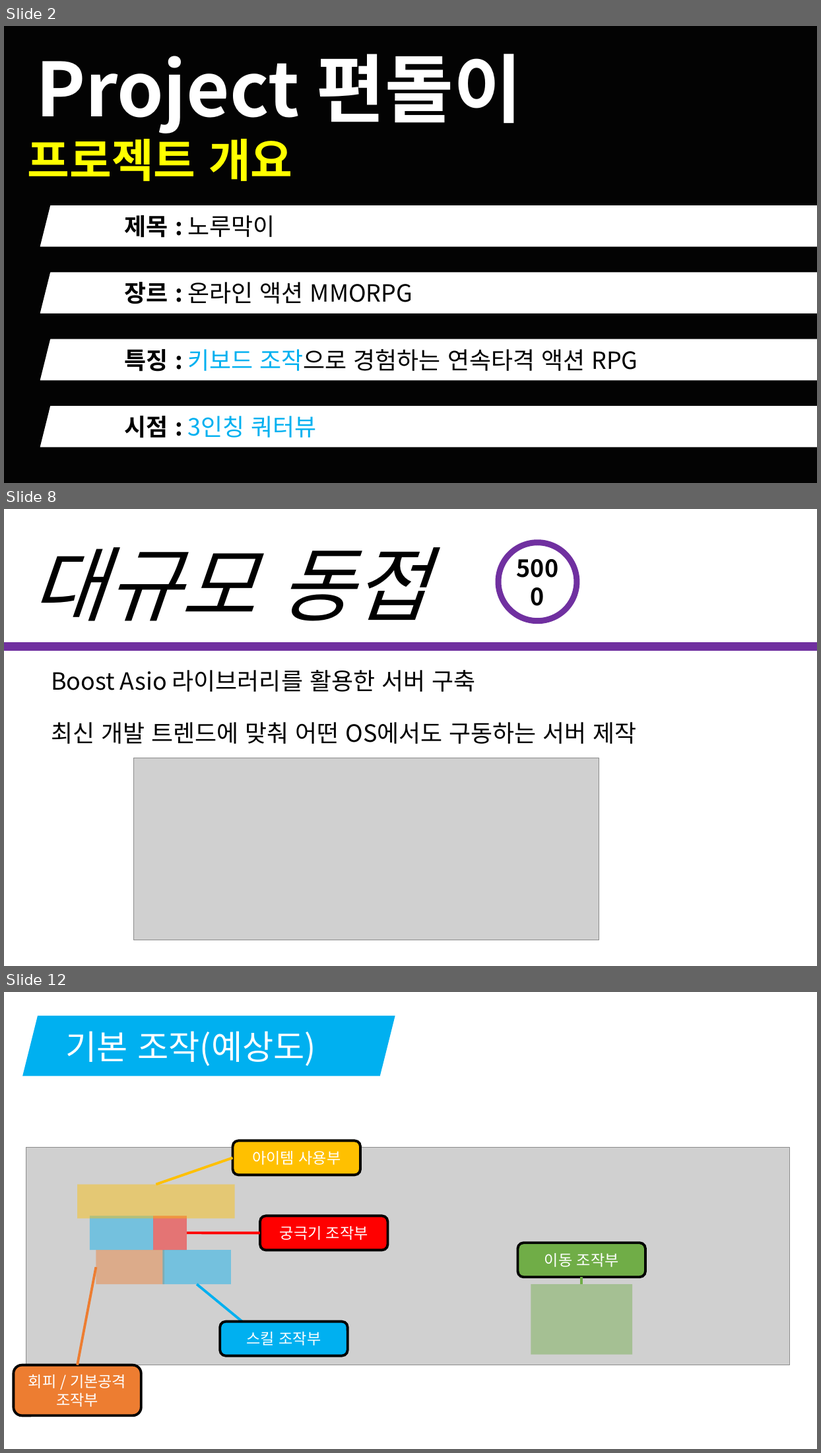
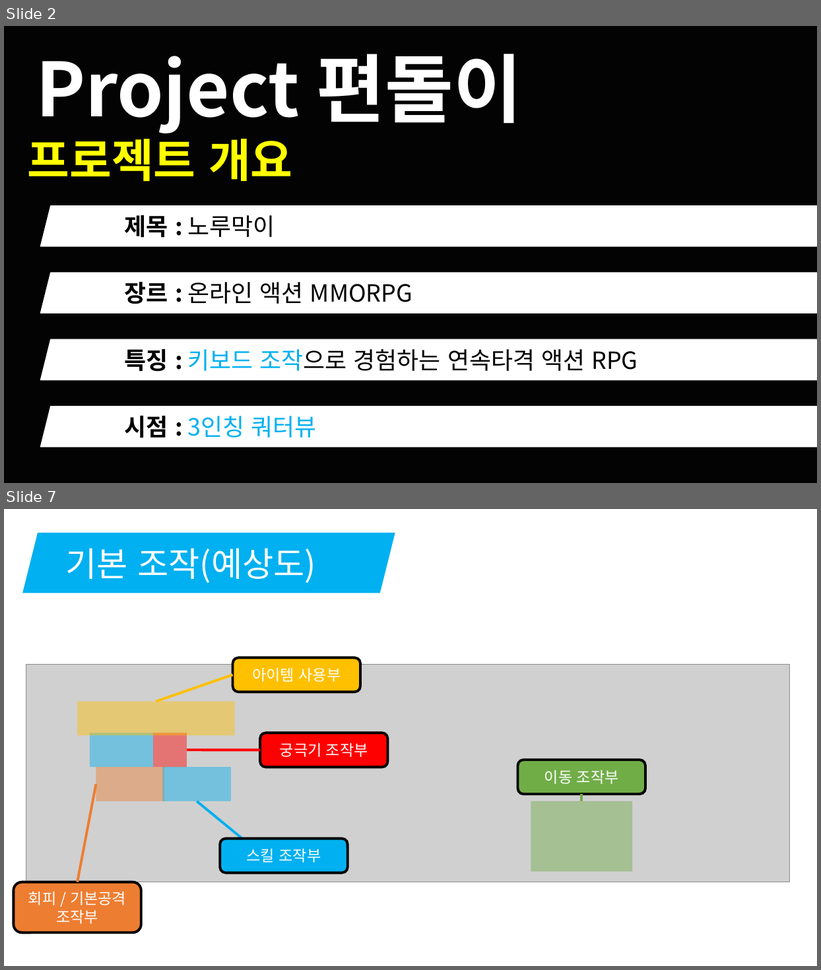
Before and after one commit to korleinster/gamebusdriver, a slide deck: documents/노루막이_김형준_신창섭_홍승필_허지훈.pptx. Shown one above the other, each under a label of ours: slides 2, 8 and 12 before the commit, slides 2 and 7 after it; the slides between them are not shown. The pictures are 821x1453 and 821x970 pixels, drawn with LibreOffice and Linux fonts; fonts in the diff are those of the drawing; grey boxes stand for pictures; background and template pictures are left out. Boxes give left, top, right and bottom in pixels: in the first picture for what was removed or moved away, otherwise in the second. Text is boxed around its words. In the diff, an @@ line names an element or a change of style, - is before the commit and + after.

```diff
--- a/documents/노루막이_김형준_신창섭_홍승필_허지훈.pptx
+++ b/documents/노루막이_김형준_신창섭_홍승필_허지훈.pptx
@@ slide 8 removed at bbox=[4, 509, 817, 966], background #FFFFFF @@
@@ text removed at bbox=[31, 547, 428, 621] @@
-대규모 동접
@@ ellipse removed at bbox=[499, 543, 578, 621] @@
-5000
@@ ellipse removed at bbox=[499, 543, 578, 621] @@
@@ text removed at bbox=[10, 556, 75, 651] @@
-2
@@ line removed from (4, 646) to (817, 646) @@
@@ text removed at bbox=[51, 670, 475, 692] @@
-Boost Asio 라이브러리를 활용한 서버 구축
@@ text removed at bbox=[51, 722, 637, 744] @@
-최신 개발 트렌드에 맞춰 어떤 OS에서도 구동하는 서버 제작
@@ picture removed at bbox=[133, 758, 599, 940] @@
@@ what was slide 12 is now slide 7 @@
```
Also in this commit, not shown: 6 slides changed, 4 other slides removed.
